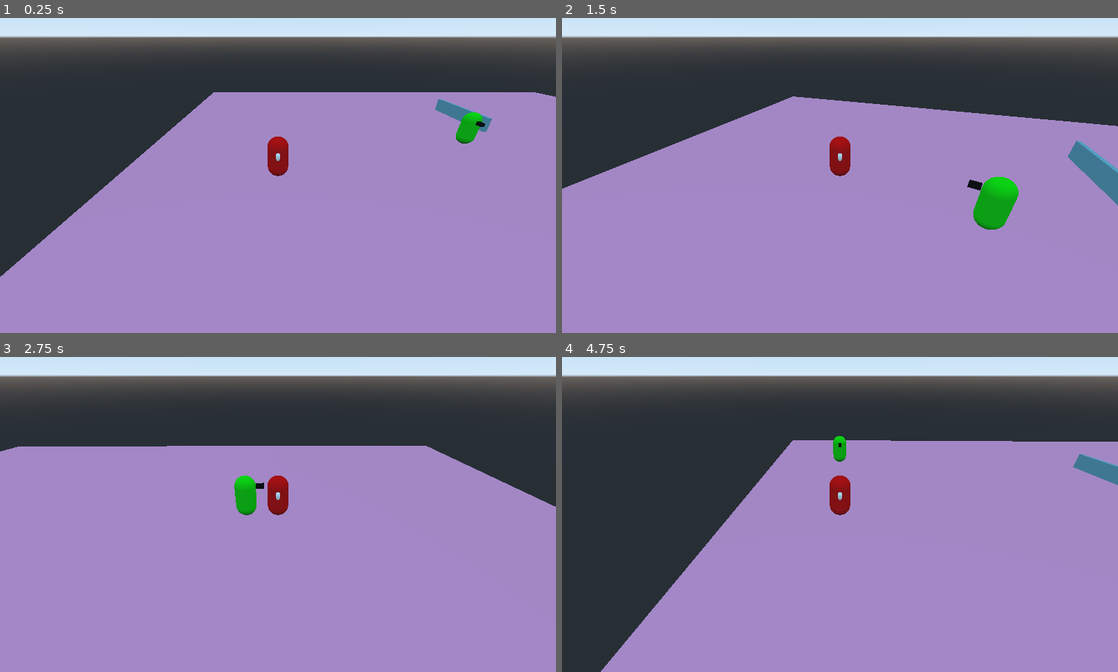
Above: before the commit, frames 1-4 (two rows, left to right).
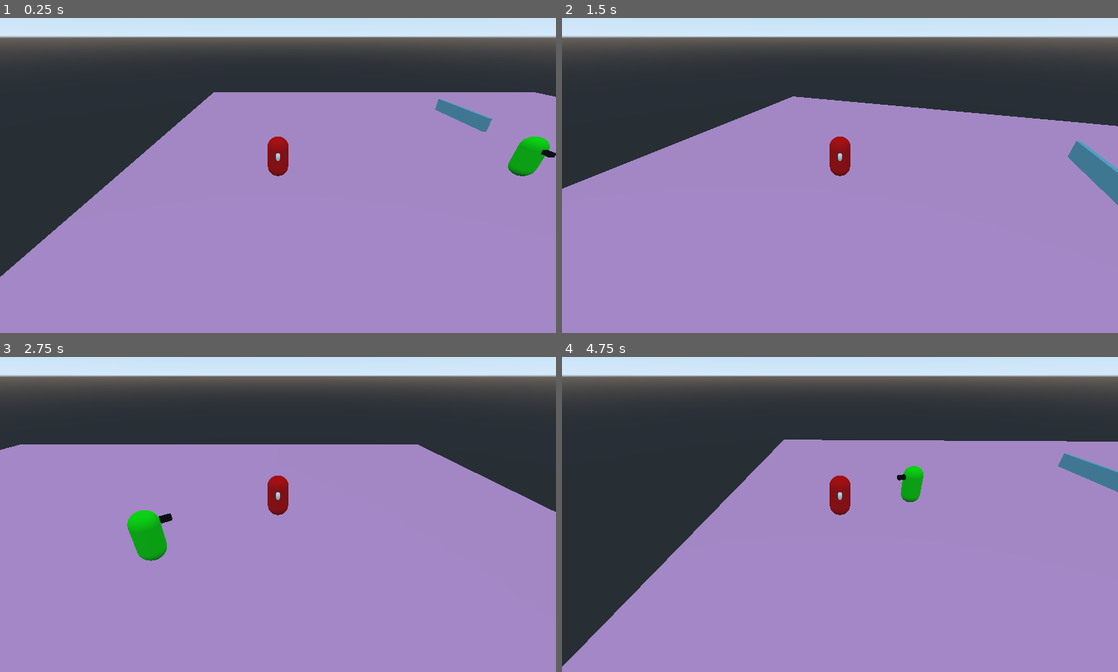
Above: after the commit, the same moments.

Repository: EispriStic/HumanZ
Game: Godot game, scene res://Scenes/TestWorld.tscn
Same seed, same stepped clock (60 frames per second), same inputs: the game is played once before the commit and once after it.
Inputs:
- Up to frame 1 (0.25 s): no input
- Up to frame 2 (1.5 s): tap Enter at 0.5 s; hold Right (ui_right) 0.53-1.28 s; tap Q (camera_left) at 0.6 s; hold Down (ui_down) from 1.28 s (still down); tap E (camera_right) at 1.35 s
- Up to frame 3 (2.75 s): release Down (ui_down) at 2.03 s; hold Right (ui_right) from 2.03 s (still down); tap Q (camera_left) at 2.1 s
- Up to frame 4 (4.75 s): release Right (ui_right) at 2.78 s; hold Up (ui_up) 2.78-3.53 s; tap E (camera_right) at 2.85, 4.35 s; hold Left (ui_left) from 3.53 s (still down); tap Q (camera_left) at 3.6 s

The runs differ from the first frame. In frame 1, 1.0% of the frame differs, in the area x 82-100%, y 29-51%; in frame 2, 1.0%; in frame 3, 2.0%; in frame 4, 4.5%, in the area x 0-100%, y 25-100%.

Commit message:
ZOMBIE - smart va jusqu'à la dernière position vue du joueur

Diff:
--- a/Scenes/TestWorld.tscn
+++ b/Scenes/TestWorld.tscn
@@ -88,4 +88,3 @@
 transform = Transform( 1, 0, 0, 0, 1, 0, 0, 0, 1, 12, 0, 0 )
 
 [node name="ZombieSmart" parent="." instance=ExtResource( 2 )]
-transform = Transform( 1, 0, 0, 0, 1, 0, 0, 0, 1, 0, 0, 4 )
--- a/Scenes/ZombieSmart.tscn
+++ b/Scenes/ZombieSmart.tscn
@@ -7,6 +7,6 @@
 script = ExtResource( 2 )
 
 [node name="Timer" type="Timer" parent="." index="4"]
-wait_time = 0.5
+wait_time = 0.1
 
 [connection signal="timeout" from="Timer" to="." method="find_path"]
--- a/Scripts/Classes/Zombie.gd
+++ b/Scripts/Classes/Zombie.gd
@@ -5,6 +5,14 @@
 var velocity_y := 0.0
 
 func _physics_process(delta):
+	_deplacement(delta)
+
+#		for i in range(0, get_slide_count()):
+#			var collider = get_slide_collision(i)
+#			if collider.collider.is_in_group("Joueur"):
+#				print("HURT")
+
+func _deplacement(delta:float):
 	if cible != null :
 		var space_state = get_world().direct_space_state
 		# use global coordinates, not local to node
@@ -15,7 +23,7 @@
 			vec.y = $Vue.translation.y
 			$Vue.look_at(vec, Vector3.UP)
 
-			var direction = _deplacement()
+			var direction = translation.direction_to(cible.translation) * speed
 			if not is_on_floor():
 				velocity_y -= Global.gravity * delta
 				direction.y = velocity_y
@@ -23,14 +31,6 @@
 				velocity_y = 0.0
 			move_and_slide(direction, Vector3.UP)
 
-#		for i in range(0, get_slide_count()):
-#			var collider = get_slide_collision(i)
-#			if collider.collider.is_in_group("Joueur"):
-#				print("HURT")
-
-func _deplacement():
-	return translation.direction_to(cible.translation) * speed
-
 func _on_Vue_body_entered(body):
 	cible = body
 
--- a/Scripts/Classes/ZombieSmart.gd
+++ b/Scripts/Classes/ZombieSmart.gd
@@ -1,21 +1,40 @@
 extends "res://Scripts/Classes/Zombie.gd"
 
 var path = []
-var i_path = 0
+var i_path = 1
+var cible_position = Vector3.ZERO
 
-func _deplacement():
+func _deplacement(delta:float):
+	if cible != null:
+		var space_state = get_world().direct_space_state
+		var result = space_state.intersect_ray(get_node("CollisionShape").global_transform.origin, cible.get_node("CollisionShape").global_transform.origin, [self])
+		if not result.empty() && result.collider.is_in_group("Joueur"):
+			var vec = cible.translation
+			vec.y = $Vue.translation.y
+			$Vue.look_at(vec, Vector3.UP)
+			if($Timer.is_stopped()):
+				$Timer.start()
+		else :
+			$Timer.stop()
+
 	if i_path < path.size():
 		var direction = path[i_path] - translation
-		direction.y = translation.y
+		direction.y = 0
 		if direction.length() < 1:
 			i_path += 1
-		return direction.normalized() * speed
-	else:
-		return translation
+		direction = direction.normalized() * speed
+		if not is_on_floor():
+			velocity_y -= Global.gravity * delta
+			direction.y = velocity_y
+		else:
+			velocity_y = 0.0
+		move_and_slide(direction, Vector3.UP)
 
 func find_path():
-	path = get_parent().get_node("Navigation").get_simple_path(translation, cible.translation)
-	i_path = 0
+	if(cible_position != cible.translation):
+		cible_position = cible.translation
+		path = get_parent().get_node("Navigation").get_simple_path(translation, cible.translation)
+		i_path = 1
 
 
 func _on_Vue_body_entered(body):
